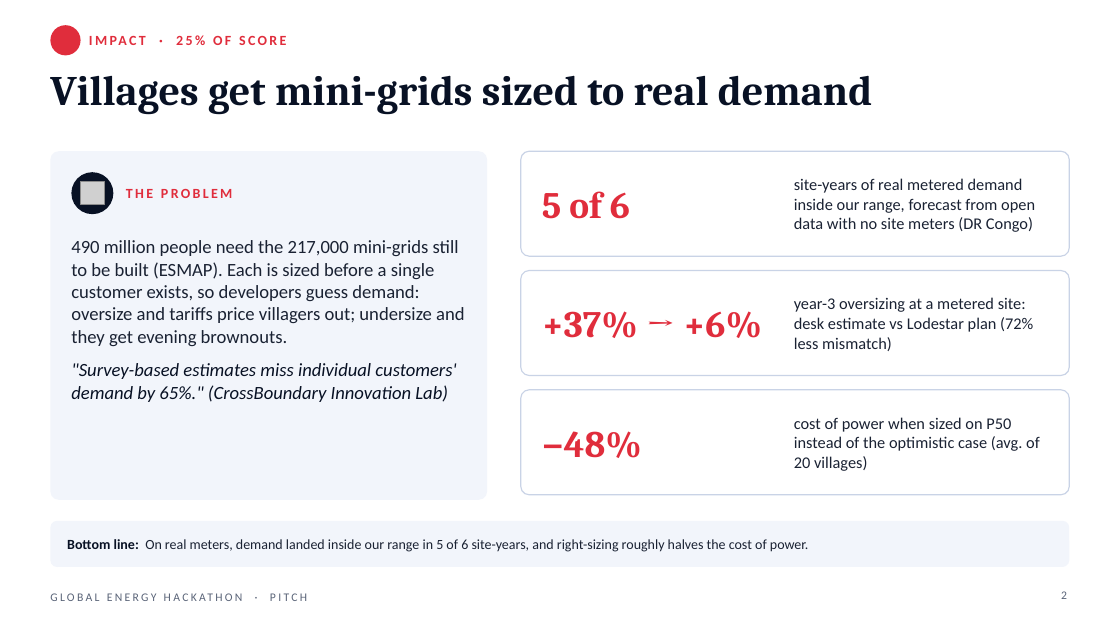
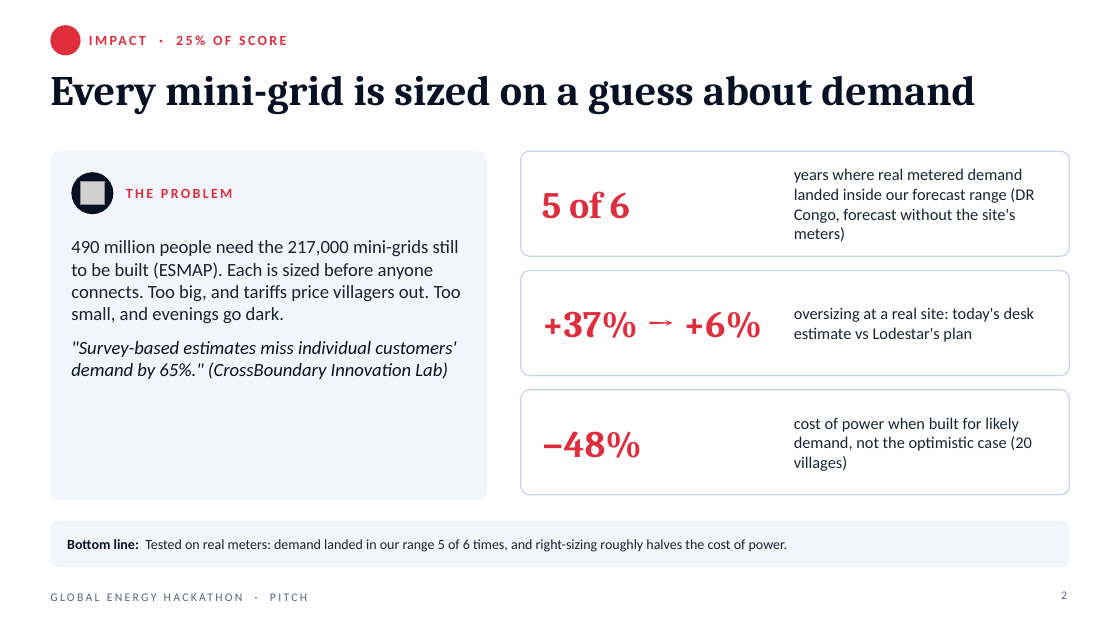
Before and after one commit to TusharTechs/lodestar, a slide deck: slide 2 of docs/Lodestar_Brief03_Pitch.pptx. Drawn at 1120x630 pixels with LibreOffice and Linux fonts; fonts in the diff are those of the drawing; grey boxes stand for pictures; background and template pictures are left out. Boxes give left, top, right and bottom in pixels: in the first picture for what was removed or moved away, otherwise in the second. Text is boxed around its words. In the diff, an @@ line names an element or a change of style, - is before the commit and + after.

Commit message:
Pitch deck: problem and solution as slide titles, plain-language range, who pays and market, partner benefits and cost to scale

```diff
--- a/docs/Lodestar_Brief03_Pitch.pptx
+++ b/docs/Lodestar_Brief03_Pitch.pptx
@@ title at box(50, 75, 975, 115): text changed @@
-Villages get mini-grids sized to real demand
+Every mini-grid is sized on a guess about demand
@@ text at box(794, 168, 1034, 241): text changed @@
-site-years of real metered demand inside our range, forecast from open data with no site meters (DR Congo)
+years where real metered demand landed inside our forecast range (DR Congo, forecast without the site's meters)
@@ text at box(71, 240, 461, 323): text changed @@
-490 million people need the 217,000 mini-grids still to be built (ESMAP). Each is sized before a single customer exists, so developers guess demand: oversize and tariffs price villagers out; undersize and they get evening brownouts.
+490 million people need the 217,000 mini-grids still to be built (ESMAP). Each is sized before anyone connects. Too big, and tariffs price villagers out. Too small, and evenings go dark.
@@ text at box(794, 307, 1035, 342): text changed @@
-year-3 oversizing at a metered site: desk estimate vs Lodestar plan (72% less mismatch)
+oversizing at a real site: today's desk estimate vs Lodestar's plan
@@ text at box(794, 417, 1031, 471): text changed @@
-cost of power when sized on P50 instead of the optimistic case (avg. of 20 villages)
+cost of power when built for likely demand, not the optimistic case (20 villages)
@@ text at box(67, 539, 787, 552): text changed @@
-Bottom line: On real meters, demand landed inside our range in 5 of 6 site-years, and right-sizing roughly halves the cost of power.
+Bottom line: Tested on real meters: demand landed in our range 5 of 6 times, and right-sizing roughly halves the cost of power.
```
Also in this commit, not shown: 3 other slides changed, 2 other files.
